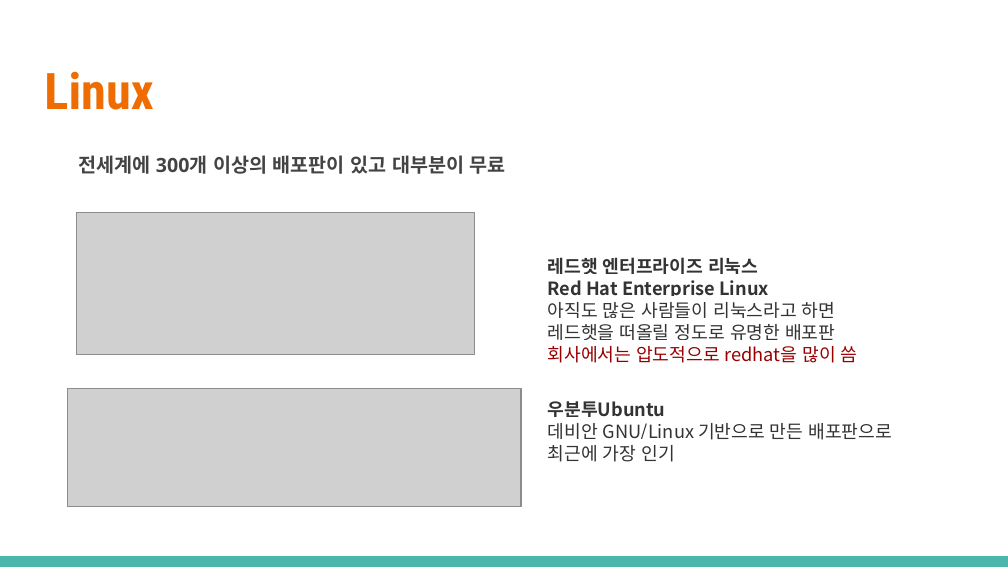
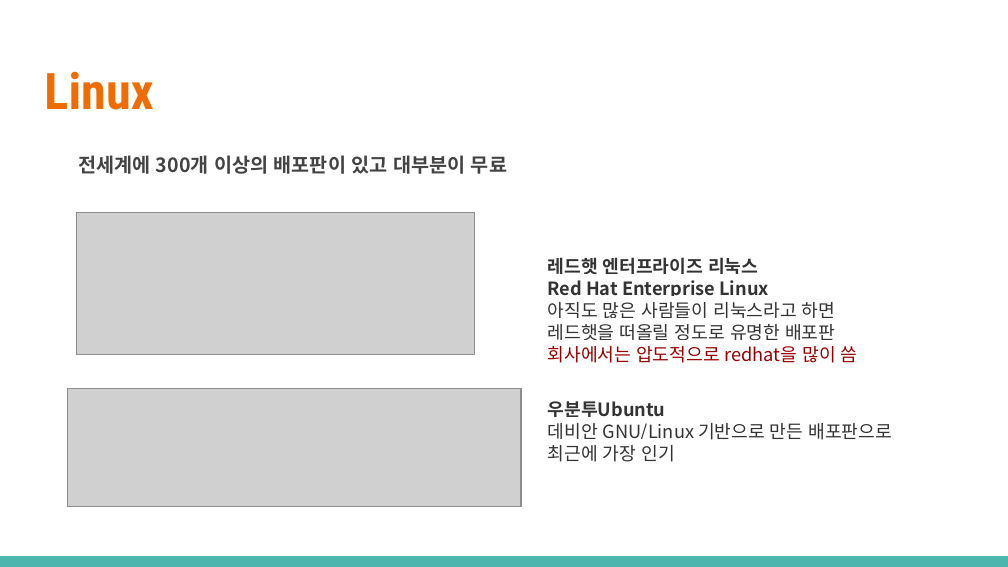
Before and after one commit to RionPark/bdi-homework, a slide deck: slide 3 of src/d191016/joeunae/Linux & window.pptx. Drawn at 1008x567 pixels with LibreOffice and Linux fonts; fonts in the diff are those of the drawing; grey boxes stand for pictures. Boxes give left, top, right and bottom in pixels: in the first picture for what was removed or moved away, otherwise in the second. Text is boxed around its words. In the diff, an @@ line names an element or a change of style, - is before the commit and + after.

```diff
--- a/src/d191016/joeunae/Linux & window.pptx
+++ b/src/d191016/joeunae/Linux & window.pptx
@@ text "전세계에 300개 이상의 배포판이 있고 ..." at [78,155,507,174]: font Open Sans to Noto Sans CJK KR @@
```
Also in this commit, not shown: 9 other slides changed.
